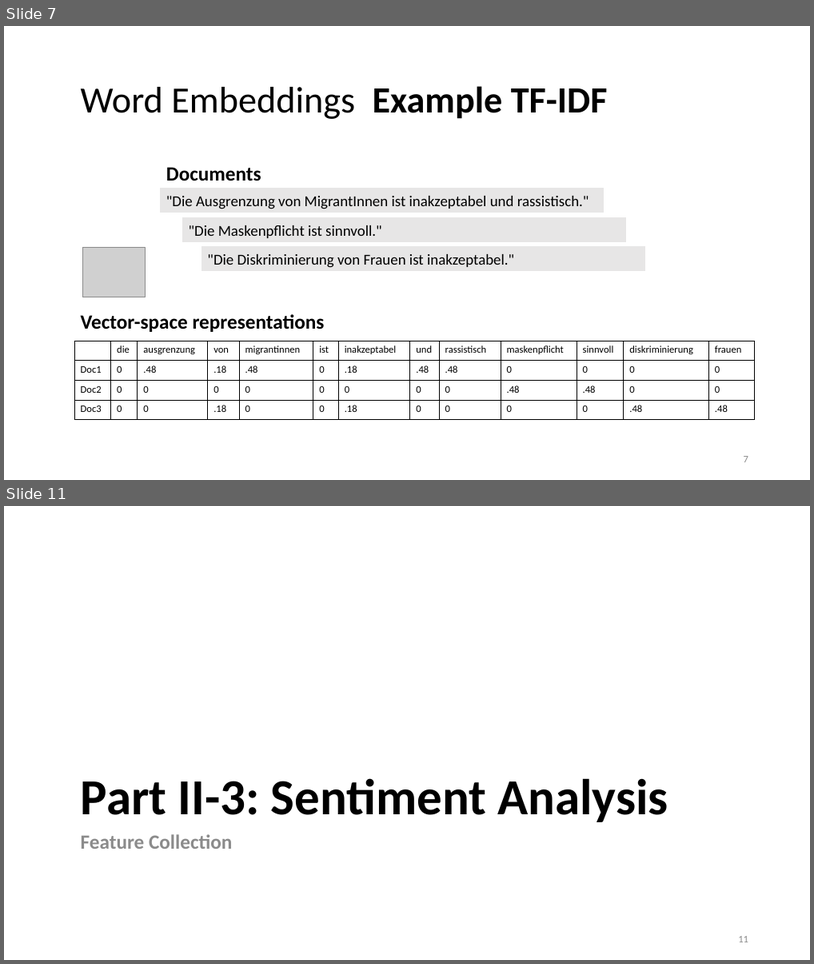
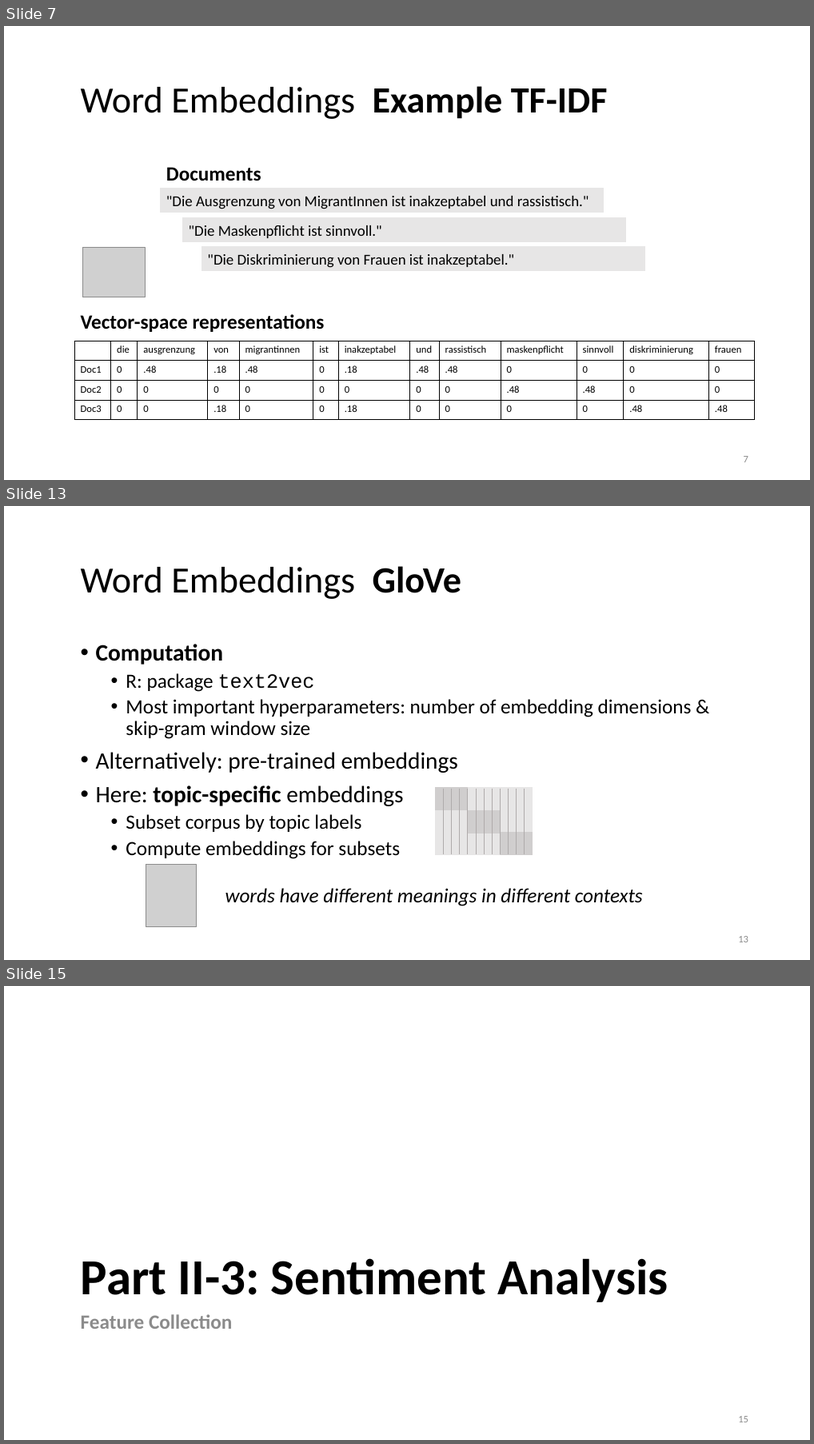
Before and after one commit to lisa-wm/consulting, a slide deck: 5_seminar/Contents_Part_02/slides/slides_II_3.pptx. Shown one above the other, each under a label of ours: slides 7 and 11 before the commit, slides 7, 13 and 15 after it; the slides between them are not shown. The pictures are 814x964 and 814x1444 pixels, drawn with LibreOffice and Linux fonts; fonts in the diff are those of the drawing; grey boxes stand for pictures. Boxes give left, top, right and bottom in pixels: in the first picture for what was removed or moved away, otherwise in the second. Text is boxed around its words. In the diff, an @@ line names an element or a change of style, - is before the commit and + after.

Commit message:
finished slides on embeddings and fixed bug in emb code

```diff
--- a/5_seminar/Contents_Part_02/slides/slides_II_3.pptx
+++ b/5_seminar/Contents_Part_02/slides/slides_II_3.pptx
@@ slide 13 added at [4,506,810,960], background #FFFFFF @@
@@ title added at [81,566,462,599], 44 pt, text #000000 @@
+Word Embeddings GloVe
@@ text added at [96,644,692,859], 24 pt, text #000000 @@
+• Computation
+  • R: package text2vec
+  • Most important hyperparameters: number of embedding dimensions & skip-gram window size
+• Alternatively: pre-trained embeddings
+• Here: topic-specific embeddings
+  • Subset corpus by topic labels
+  • Compute embeddings for subsets
@@ group added at [436,788,533,855]: 11 lines, 4 rectangles @@
@@ picture added at [146,864,196,927] @@
@@ text added at [226,888,643,906], 24 pt, text #000000, italic @@
+words have different meanings in different contexts
@@ page number added at [738,936,749,942], 12 pt, text #8C8C8C @@
+13
@@ what was slide 11 is now slide 15 @@
@@ page number at [738,1416,749,1422]: text changed @@
-11
+15
```
Also in this commit, not shown: 4 slides changed, 3 other slides added, 5 other files.
